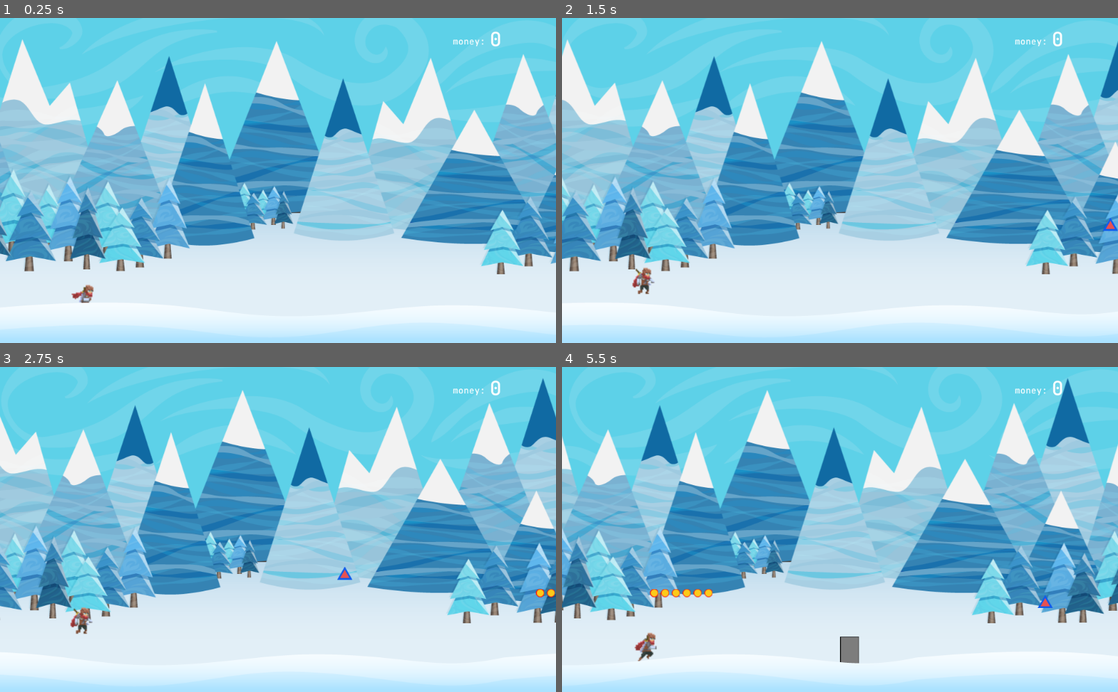
Above: before the commit, frames 1-4 (two rows, left to right).
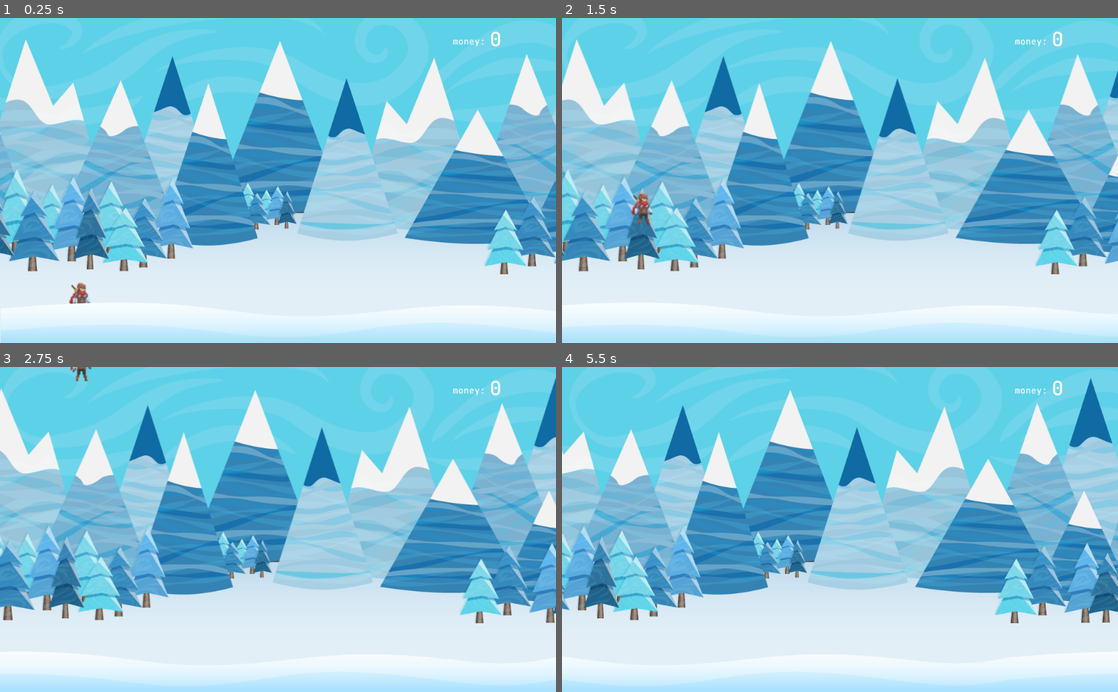
Above: after the commit, the same moments.

Repository: 1shevelov/Monster-Farm-prototype
Game: Godot game, scene res://Game.tscn
The game is run twice, just before and just after one commit, with the same random seed, the same clock (stepped at 60 frames per second) and the same inputs. Sound files missing from this copy of the repository are replaced by a short silence.
Inputs:
- Up to frame 1 (0.25 s): no input
- Up to frame 2 (1.5 s): hold Space (jump) 0.53-1.28 s; tap Space (jump) at 1.35 s
- Up to frame 3 (2.75 s): tap Space (jump) at 1.52, 1.82 s; hold Space (jump) from 2.03 s (still down)
- Up to frame 4 (5.5 s): release Space (jump) at 2.78 s; tap Space (jump) at 2.85, 3.02, 3.32, 4.35, 4.52, 4.82 s; hold Space (jump) 3.53-4.28 s; hold Space (jump) from 5.03 s (still down)

The runs differ from the first frame. In frame 1, 9.5% of the frame differs, in the area x 0-100%, y 6-100%; in frame 2, 20%; in frame 3, 25%; in frame 4, 35%, in the area x 0-100%, y 3-92%.

Commit message:
First mob's jsons import and spawn. Game starts stopped now. Added idle avatar animation. Made Game script

Diff:
--- /dev/null
+++ b/Game.gd
@@ -0,0 +1,19 @@
+extends Node2D
+
+const Objects: GDScript = preload("res://objects/InitObjects.gd")
+onready var objects_instance := Objects.new()
+
+
+func _ready():
+	objects_instance.load_all_objects()
+
+	AudioServer.set_bus_volume_db(AudioServer.get_bus_index("Master"), 0)
+	randomize()
+
+# warning-ignore:return_value_discarded
+	Signals.connect("ready_to_start", self, "on_ready_to_start")
+
+
+func on_ready_to_start() -> void:
+#	Globals.world_speed = Globals.DEFAULT_WORLD_SPEED
+	pass
--- a/Game.tscn
+++ b/Game.tscn
@@ -1,7 +1,8 @@
-[gd_scene load_steps=8 format=2]
+[gd_scene load_steps=9 format=2]
 
 [ext_resource path="res://HUD/MoneyCounter.tscn" type="PackedScene" id=1]
 [ext_resource path="res://avatar/Avatar.tscn" type="PackedScene" id=2]
+[ext_resource path="res://Game.gd" type="Script" id=3]
 [ext_resource path="res://background/GroundCollision.tscn" type="PackedScene" id=4]
 [ext_resource path="res://objects/Spawner.tscn" type="PackedScene" id=5]
 [ext_resource path="res://HUD/GameOverUI.tscn" type="PackedScene" id=7]
@@ -9,6 +10,7 @@
 [ext_resource path="res://background/ParallaxForeground.tscn" type="PackedScene" id=9]
 
 [node name="Game" type="Node2D"]
+script = ExtResource( 3 )
 
 [node name="ParallaxBackground" parent="." instance=ExtResource( 8 )]
 
--- a/avatar/Avatar.gd
+++ b/avatar/Avatar.gd
@@ -12,7 +12,7 @@
 	ATTACK
 }
 
-var state := RUN
+var state := IDLE
 
 #var score := Globals.INITIAL_SCORE
 var money := Globals.INITIAL_MONEY
@@ -26,14 +26,8 @@
 var attack_damage := 10
 var attacked_node: Node2D = null
 
-const Objects: GDScript = preload("res://objects/InitObjects.gd")
-onready var objects_instance := Objects.new()
-
 
 func _ready():
-	objects_instance.load_all_objects()
-
-	AudioServer.set_bus_volume_db(AudioServer.get_bus_index("Master"), 0)
 # warning-ignore:return_value_discarded
 	Signals.connect("coin_picked", self, "on_coin_picked")
 # warning-ignore:return_value_discarded
@@ -45,13 +39,11 @@
 # warning-ignore:return_value_discarded
 	Signals.connect("one_hit_killed", self, "on_one_hit_killed")
 
-	randomize()
-
 
 func _physics_process(delta):
 	match state:
 		IDLE:
-			pass
+			animation.play("Idle")
 		RUN:
 			animation.play("Run")
 		JUMP:
@@ -70,12 +62,18 @@
 
 
 func _input(event):
+	if state == IDLE and event.is_action_pressed("jump"):
+		print("START")
+		state = RUN
+		Globals.world_speed = Globals.DEFAULT_WORLD_SPEED
+		Signals.emit_signal("attack_finished")
+
 	if state == RUN and event.is_action_pressed("jump"):
 		state = JUMP
 
 
 func _on_Area2D_body_entered(body):
-	if body is StaticBody2D:
+	if body is StaticBody2D and state != IDLE:
 		state = RUN
 
 
@@ -84,6 +82,7 @@
 		state = JUMP
 
 
+# pseudo AI
 func get_random_state(state_list):
 	randomize()
 	state_list.shuffle()
--- a/avatar/Avatar.tscn
+++ b/avatar/Avatar.tscn
@@ -20,6 +20,10 @@
 [ext_resource path="res://assets/avatar/adventurer-air-attack2-01.png" type="Texture" id=18]
 [ext_resource path="res://assets/avatar/adventurer-air-attack2-02.png" type="Texture" id=19]
 [ext_resource path="res://HUD/HPBarUI.tscn" type="PackedScene" id=20]
+[ext_resource path="res://assets/avatar/adventurer-idle-00.png" type="Texture" id=21]
+[ext_resource path="res://assets/avatar/adventurer-idle-01.png" type="Texture" id=22]
+[ext_resource path="res://assets/avatar/adventurer-idle-02.png" type="Texture" id=23]
+[ext_resource path="res://assets/avatar/adventurer-idle-03.png" type="Texture" id=24]
 
 [sub_resource type="SpriteFrames" id=1]
 animations = [ {
@@ -32,6 +36,11 @@
 "loop": true,
 "name": "Attack",
 "speed": 6.0
+}, {
+"frames": [ ExtResource( 21 ), ExtResource( 22 ), ExtResource( 23 ), ExtResource( 24 ) ],
+"loop": true,
+"name": "Idle",
+"speed": 4.0
 }, {
 "frames": [ ExtResource( 3 ), ExtResource( 5 ), ExtResource( 6 ), ExtResource( 7 ) ],
 "loop": true,
@@ -56,7 +65,7 @@
 [node name="AnimatedSprite" type="AnimatedSprite" parent="."]
 scale = Vector2( 2, 2 )
 frames = SubResource( 1 )
-animation = "Run"
+animation = "Idle"
 
 [node name="CollisionShape2D" type="CollisionShape2D" parent="."]
 position = Vector2( 0, 10 )
--- a/background/ParallaxBackground.gd
+++ b/background/ParallaxBackground.gd
@@ -7,7 +7,7 @@
 const MIDBACK_DELTA_STOP_SPEED := 0
 const SKY_DELTA_SPEED := 4
 
-var is_world_moving := true
+var is_world_moving := false
 
 
 func _ready() -> void:
--- a/background/ParallaxForeground.gd
+++ b/background/ParallaxForeground.gd
@@ -5,7 +5,7 @@
 const FOREGROUND_DELTA_SPEED := -100
 const FOREGROUND_DELTA_STOP_SPEED := 0
 
-var is_world_moving := true
+var is_world_moving := false
 
 
 func _ready() -> void:
--- a/objects/InitObjects.gd
+++ b/objects/InitObjects.gd
@@ -1,13 +1,13 @@
+# initialises game objects
+# and sends an array of obgects' dictionaries to Spawner
+
+
 extends GDScript
 
 const objects_files := ["treasure_chest.json"]
 const objects: Array = []
 
 const obstacle_scene: String = Resources.objects_scenes + "Obstacle.tscn"
-
-
-func _ready() -> void:
-	pass
 
 
 func load_all_objects() -> void:
@@ -17,6 +17,8 @@
 			objects.pop_back()
 		else:
 			init_object(objects[i])
+
+	Signals.emit_signal("ready_to_start")
 
 
 func validate_object(_object: Dictionary) -> bool:
@@ -30,14 +32,27 @@
 #	make scene
 	match object.type:
 		"obstacle":
-			build_obstacle(object)
+			build_obstacle_node(object)
 		_:
 			print("Object type = ", object.type)
 
 
-func build_obstacle(obstacle: Dictionary) -> void:
+func build_obstacle_node(obstacle: Dictionary) -> void:
 	var new_obstacle: Node2D = load(obstacle_scene).instance()
 	new_obstacle.init(obstacle)
+	pack_scene(new_obstacle)
+
+
+func pack_scene(packed_node: Node2D) -> void:
+	var new_pack = PackedScene.new()
+	var res = new_pack.pack(packed_node)
+	if res == OK:
+		var pack_path := "user://object_chest.scn"
+		var error = ResourceSaver.save(pack_path, new_pack)
+		if error == OK:
+			Signals.emit_signal("object_created", pack_path)
+		else:
+			push_error("Error saving " + pack_path)
 
 
 func load_object(object_file: String) -> Dictionary:
--- a/objects/Spawner.gd
+++ b/objects/Spawner.gd
@@ -1,6 +1,6 @@
 extends Node2D
 
-export (Array, PackedScene) var scenes
+#export (Array, PackedScene) var scenes
 
 var random_scene = RandomNumberGenerator.new()
 var selected_scene_index := 0
@@ -9,12 +9,29 @@
 const stone_scene := "Stone"
 const trimob_scene := "Trimob"
 
+const objects_scenes = [
+	"res://objects/Coin.tscn",
+	"res://objects/Stone.tscn",
+	"res://objects/Trimob.tscn"]
+
+var scenes = []
+
 
 func _ready():
 # warning-ignore:return_value_discarded
 	Signals.connect("world_stopped", self, "on_world_stopped")
 # warning-ignore:return_value_discarded
 	Signals.connect("attack_finished", self, "on_attack_finished")
+# warning-ignore:return_value_discarded
+	Signals.connect("object_created", self, "on_object_created")
+
+	for i in objects_scenes.size():
+		scenes.append(load(objects_scenes[i]))
+
+
+func on_object_created(new_object: String) -> void:
+#	print(new_object)
+	scenes.append(load(new_object))
 
 
 func on_world_stopped():
--- a/objects/Spawner.tscn
+++ b/objects/Spawner.tscn
@@ -1,16 +1,11 @@
-[gd_scene load_steps=5 format=2]
+[gd_scene load_steps=2 format=2]
 
 [ext_resource path="res://objects/Spawner.gd" type="Script" id=1]
-[ext_resource path="res://objects/Stone.tscn" type="PackedScene" id=2]
-[ext_resource path="res://objects/Coin.tscn" type="PackedScene" id=3]
-[ext_resource path="res://objects/Trimob.tscn" type="PackedScene" id=4]
 
 [node name="Spawner" type="Node2D"]
 script = ExtResource( 1 )
-scenes = [ ExtResource( 2 ), ExtResource( 3 ), ExtResource( 4 ) ]
 
 [node name="SpawnTimer" type="Timer" parent="."]
 wait_time = 1.2
-autostart = true
 
 [connection signal="timeout" from="SpawnTimer" to="." method="_on_Timer_timeout"]
--- a/scripts/Globals.gd
+++ b/scripts/Globals.gd
@@ -3,7 +3,7 @@
 # this is an endless scroller
 const DEFAULT_WORLD_SPEED := 10.0
 const ZERO_WORLD_SPEED := 0.0001
-var world_speed := DEFAULT_WORLD_SPEED
+var world_speed := ZERO_WORLD_SPEED
 
 const SPAWN_LAYER_NUM := 2
 const SPAWN_LAYER_HEIGHT := 80 # in pixels
--- a/scripts/Signals.gd
+++ b/scripts/Signals.gd
@@ -23,3 +23,7 @@
 signal health_changed
 # warning-ignore:unused_signal
 signal one_hit_killed
+# warning-ignore:unused_signal
+signal object_created
+# warning-ignore:unused_signal
+signal ready_to_start
Binary file added: assets/avatar/adventurer-idle-00.png
Not shown, added: assets/avatar/adventurer-idle-00.png.import
Binary file added: assets/avatar/adventurer-idle-01.png
Not shown, added: assets/avatar/adventurer-idle-01.png.import
Binary file added: assets/avatar/adventurer-idle-02.png
Not shown, added: assets/avatar/adventurer-idle-02.png.import
Binary file added: assets/avatar/adventurer-idle-03.png
Not shown, added: assets/avatar/adventurer-idle-03.png.import
Not shown: 1 places in avatar/Avatar.tscn that only renumber resources
Renamed: background/ScrollingBackground.tscn -> background/_ScrollingBackground.tscn
